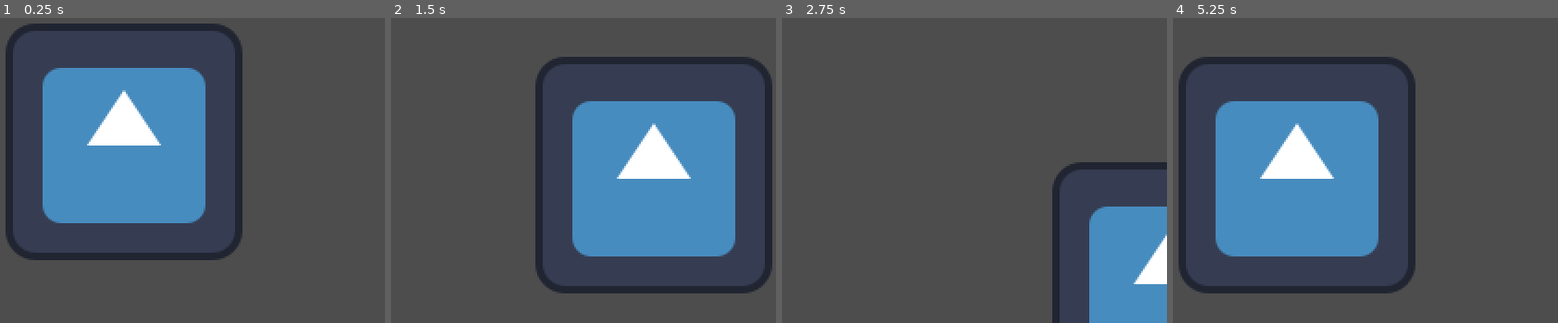
Above: before the commit, frames 1-4 (left to right).
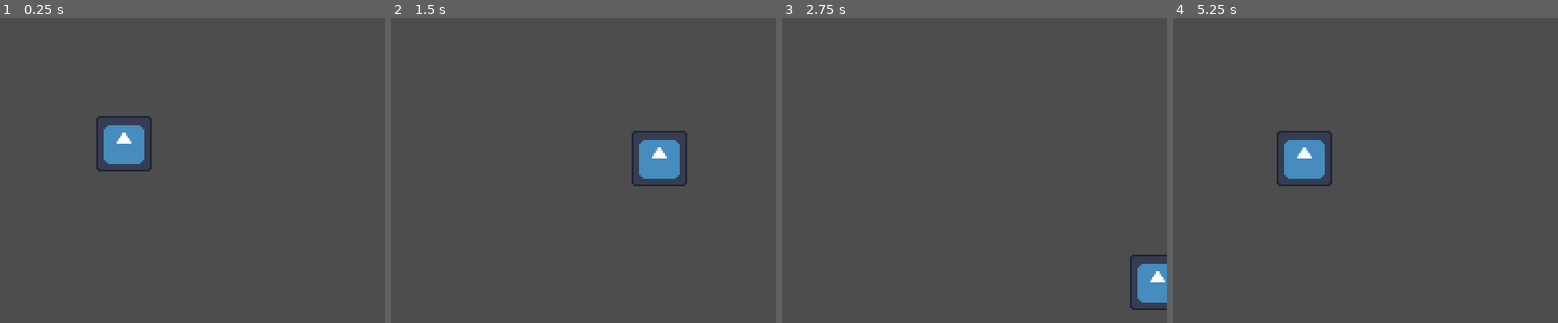
Above: after the commit, the same moments.

Repository: GabrielAF-Faca/GMTK-2025
Game: Godot game, scene res://scenes/main.tscn
The game is run twice, just before and just after one commit, with the same random seed, the same clock (stepped at 60 frames per second) and the same inputs. Before the commit the project starts from res://scenes/game.tscn. The engine's default icon, where the game draws it, is replaced by a stand-in: a white triangle on a blue panel in a dark square.
Inputs:
- Up to frame 1 (0.25 s): no input
- Up to frame 2 (1.5 s): tap Enter at 0.5 s; hold Right (move_right) 0.53-1.28 s; tap Shift (roll, bound only after the commit) at 0.6, 1.35 s; hold Down (move_down) from 1.28 s (still down)
- Up to frame 3 (2.75 s): release Down (move_down) at 2.03 s; hold Right (move_right) from 2.03 s (still down); tap Shift (roll, bound only after the commit) at 2.1 s
- Up to frame 4 (5.25 s): release Right (move_right) at 2.78 s; hold Up (move_up) 2.78-3.53 s; tap Shift (roll, bound only after the commit) every 0.75 s from 2.85 to 5.1 s; hold Left (move_left) 3.53-5.03 s; hold Down (move_down) from 5.03 s (still down)

The runs differ from the first frame. In frame 1, 26% of the frame differs, in the area x 1-63%, y 1-80%; in frame 2, 27%, in the area x 37-100%, y 12-91%; in frame 3, 8.7%; in frame 4, 27%.

Commit message:
Roll component adicionado

Diff:
--- a/project.godot
+++ b/project.godot
@@ -11,7 +11,7 @@
 [application]
 
 config/name="GMTK2025"
-run/main_scene="uid://fgqc8cmuciq6"
+run/main_scene="uid://bgu2mlxk0c8cj"
 config/features=PackedStringArray("4.4", "Forward Plus")
 config/icon="res://icon.svg"
 
@@ -45,6 +45,11 @@
 "events": [Object(InputEventKey,"resource_local_to_scene":false,"resource_name":"","device":-1,"window_id":0,"alt_press …(195 unchanged characters)…
 ]
 }
+roll={
+"deadzone": 0.2,
+"events": [Object(InputEventKey,"resource_local_to_scene":false,"resource_name":"","device":-1,"window_id":0,"alt_pressed":false,"shift_pressed":false,"ctrl_pressed":false,"meta_pressed":false,"pressed":false,"keycode":0,"physical_keycode":4194325,"key_label":0,"unicode":0,"location":0,"echo":false,"script":null)
+]
+}
 
 [rendering]
 
--- a/scenes/components/input_component.gd
+++ b/scenes/components/input_component.gd
@@ -5,9 +5,13 @@
 var input_vertical: float = 0.0
 
 var direction: Vector2 = Vector2.ZERO
+var roll: bool = false
 
 func _process(delta: float) -> void:
-	input_horizontal = Input.get_axis("move_left", "move_right")
-	input_vertical = Input.get_axis("move_up", "move_down")
 
-	direction = Vector2(input_horizontal, input_vertical).normalized()
+	direction = Vector2(
+		Input.get_axis("move_left", "move_right"),
+		Input.get_axis("move_up", "move_down")
+	).normalized()
+
+	roll = Input.is_action_just_released("roll")
--- a/scenes/components/movement_component.gd
+++ b/scenes/components/movement_component.gd
@@ -3,6 +3,11 @@
 
 @export_group("Settings")
 @export var speed: float = 100
+@export var accel_speed: float = 6.0
+@export var decel_speed: float = 8.0
 
-func handle_movement(body: CharacterBody2D, direction: Vector2) -> void:
-	body.velocity = direction * speed
+func handle_movement(body: CharacterBody2D, direction: Vector2, delta: float) -> void:
+
+	var velocity_change_speed: float = accel_speed if direction != Vector2.ZERO else decel_speed
+
+	body.velocity = body.velocity.move_toward(direction*speed, velocity_change_speed)
--- /dev/null
+++ b/scenes/components/roll_component.gd
@@ -0,0 +1,2 @@
+class_name RollComponent
+extends Node
--- /dev/null
+++ b/scenes/components/roll_component.tscn
@@ -0,0 +1,6 @@
+[gd_scene load_steps=2 format=3 uid="uid://cowxes6er0c03"]
+
+[ext_resource type="Script" uid="uid://rwbs1ikut8n0" path="res://scenes/components/roll_component.gd" id="1_gqodd"]
+
+[node name="RollComponent" type="Node"]
+script = ExtResource("1_gqodd")
--- a/scenes/main.tscn
+++ b/scenes/main.tscn
@@ -1,6 +1,8 @@
-[gd_scene load_steps=2 format=3 uid="uid://bgu2mlxk0c8cj"]
+[gd_scene load_steps=3 format=3 uid="uid://bgu2mlxk0c8cj"]
 
 [ext_resource type="Script" uid="uid://b0tyvgl63aweh" path="res://scripts/main.gd" id="1_o5qli"]
+[ext_resource type="PackedScene" uid="uid://fgqc8cmuciq6" path="res://scenes/game.tscn" id="2_0wfyh"]
 
 [node name="Main" type="Node"]
 script = ExtResource("1_o5qli")
+game_scene = ExtResource("2_0wfyh")
--- a/scenes/player.tscn
+++ b/scenes/player.tscn
@@ -9,20 +9,26 @@
 [sub_resource type="RectangleShape2D" id="RectangleShape2D_g2els"]
 size = Vector2(120, 119)
 
-[node name="Player" type="CharacterBody2D" node_paths=PackedStringArray("input_component", "movement_component")]
+[node name="Player" type="CharacterBody2D" node_paths=PackedStringArray("input_component", "movement_component", "animation_component")]
 script = ExtResource("1_g2els")
 input_component = NodePath("InputComponent")
 movement_component = NodePath("MovementComponent")
+animation_component = NodePath("AnimationComponent")
 
 [node name="Sprite2D" type="Sprite2D" parent="."]
+position = Vector2(0, 1)
+scale = Vector2(0.240001, 0.240001)
 texture = ExtResource("1_3vyb7")
 
 [node name="CollisionShape2D" type="CollisionShape2D" parent="."]
 position = Vector2(0, 0.5)
+scale = Vector2(0.240001, 0.240001)
 shape = SubResource("RectangleShape2D_g2els")
 
 [node name="InputComponent" parent="." instance=ExtResource("3_dqkch")]
 
 [node name="MovementComponent" parent="." instance=ExtResource("4_qlg0r")]
+accel_speed = 10.0
+decel_speed = 9.0
 
 [node name="AnimationComponent" parent="." instance=ExtResource("5_qlg0r")]
--- a/scripts/main.gd
+++ b/scripts/main.gd
@@ -1 +1,10 @@
 extends Node
+
+@export_subgroup("Scenes")
+@export var game_scene: PackedScene
+
+func _ready() -> void:
+	change_scene(game_scene)
+
+func change_scene(scene: PackedScene):
+	get_tree().change_scene_to_packed(scene)
--- a/scripts/player.gd
+++ b/scripts/player.gd
@@ -6,6 +6,7 @@
 @export var animation_component: AnimationComponent
 
 func _physics_process(delta: float) -> void:
-	movement_component.handle_movement(self, input_component.direction)
+	movement_component.handle_movement(self, input_component.direction, delta)
+
 	#animation_component.handle_move_animation(input_component.direction)
 	move_and_slide()
Not shown, added: scenes/components/roll_component.gd.uid
